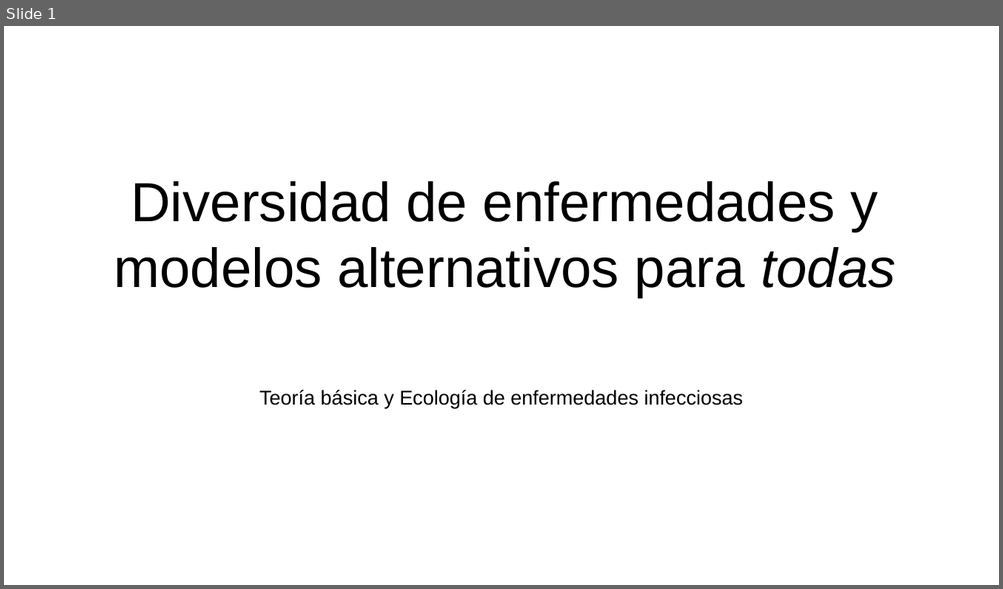
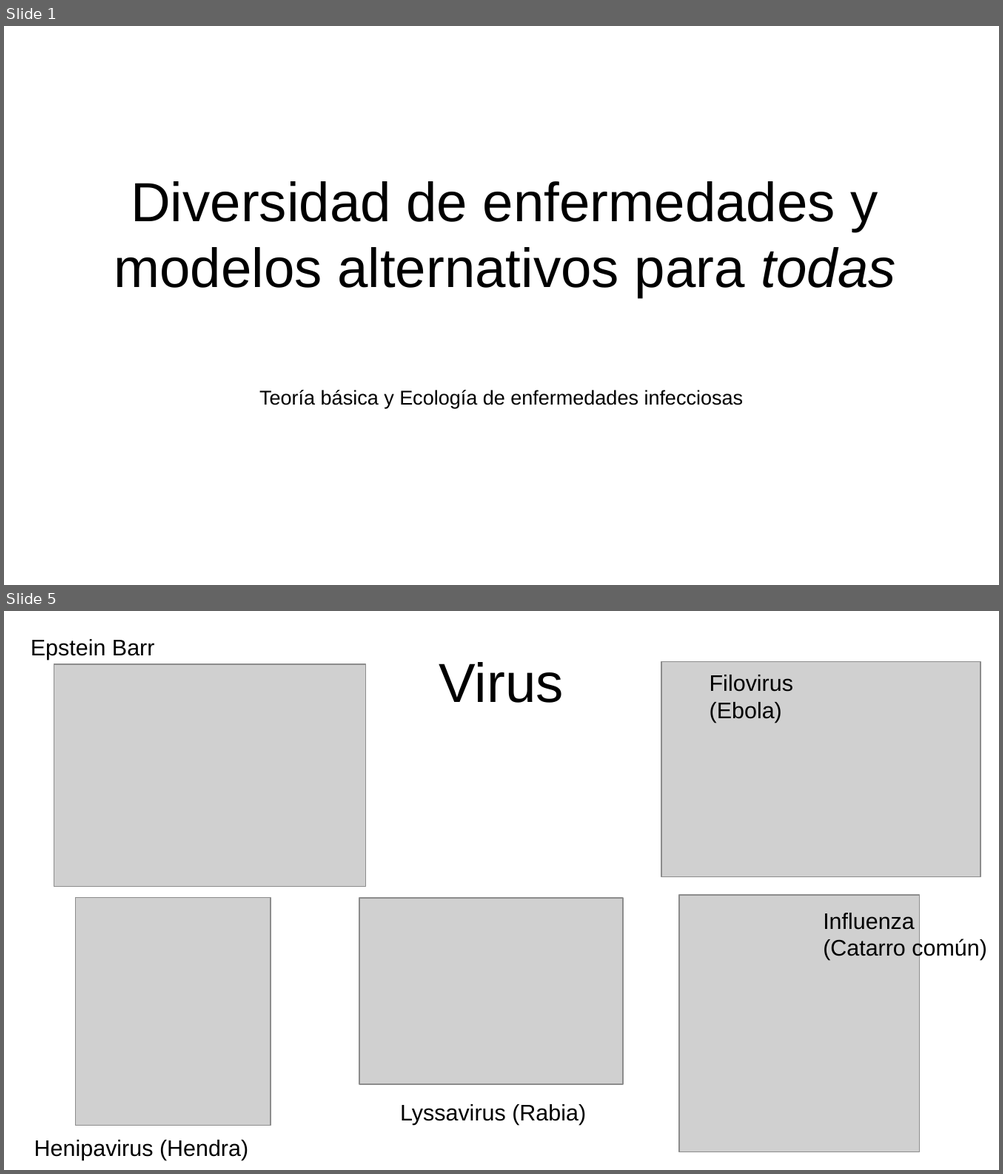
Before and after one commit to gerardommc/Ecologia-Teorica, a slide deck: Diversidad-enfermedades-infecciones.odp. Shown one above the other, each under a label of ours: slide 1 before the commit, slides 1 and 5 after it; the slides between them are not shown. The pictures are 1003x589 and 1003x1174 pixels, drawn with LibreOffice and Linux fonts; fonts in the diff are those of the drawing; grey boxes stand for pictures. Boxes give left, top, right and bottom in pixels: in the first picture for what was removed or moved away, otherwise in the second. Text is boxed around its words. In the diff, an @@ line names an element or a change of style, - is before the commit and + after.

```diff
--- a/Diversidad-enfermedades-infecciones.odp
+++ b/Diversidad-enfermedades-infecciones.odp
@@ slide 5 added at [4, 611, 999, 1170], background #FFFFFF @@
@@ text added at [31, 639, 155, 660], 18 pt, text #000000 @@
+Epstein Barr
@@ picture added at [54, 664, 366, 886] @@
@@ title added at [439, 662, 563, 703], 44 pt, text #000000 @@
+Virus
@@ picture added at [661, 661, 981, 877] @@
@@ text added at [709, 675, 793, 722], 18 pt, text #000000 @@
+Filovirus
+(Ebola)
@@ picture added at [75, 898, 270, 1126] @@
@@ picture added at [360, 898, 623, 1085] @@
@@ picture added at [679, 895, 919, 1153] @@
@@ text added at [822, 913, 987, 960], 18 pt, text #000000 @@
+Influenza
+(Catarro común)
@@ text added at [400, 1105, 586, 1125], 18 pt, text #000000 @@
+Lyssavirus (Rabia)
@@ text added at [34, 1140, 248, 1161], 18 pt, text #000000 @@
+Henipavirus (Hendra)
```
Also in this commit, not shown: 21 other slides added, 28 other files.
